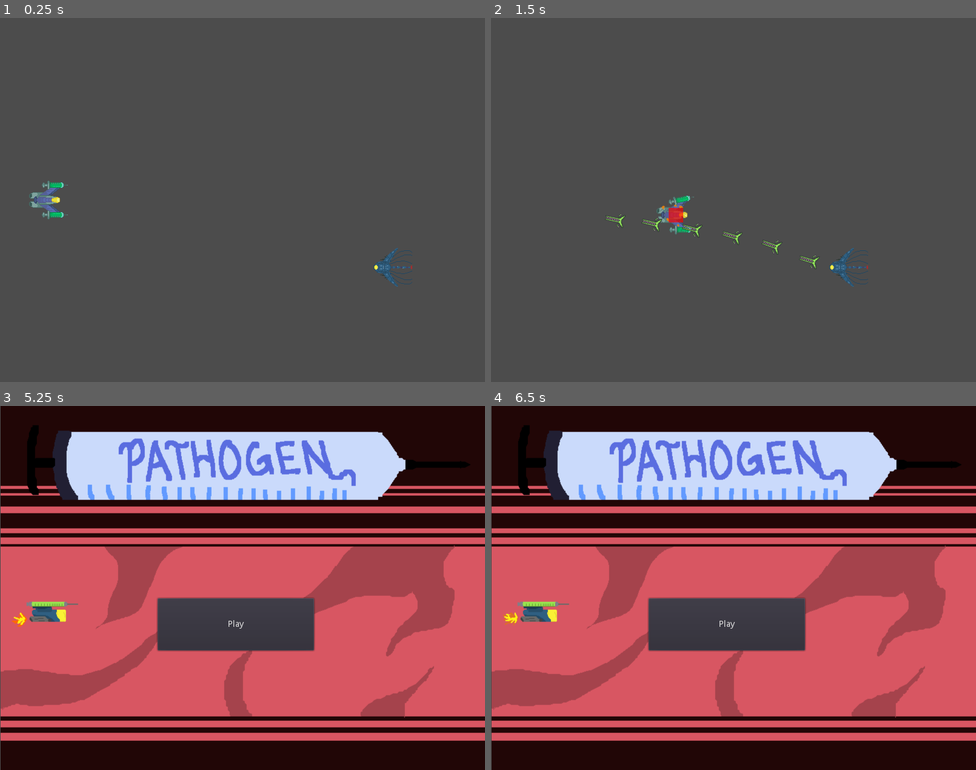
Above: before the commit, frames 1-4 (two rows, left to right).
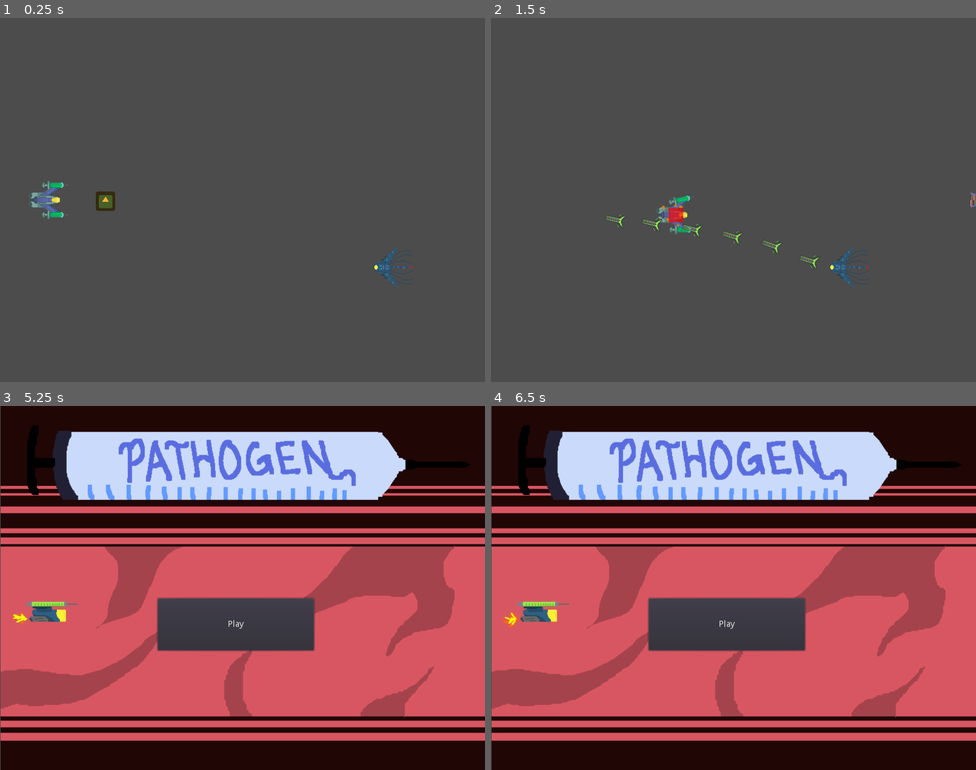
Above: after the commit, the same moments.

Repository: Yerdun/Pathogen
Game: Godot game, scene res://Assets/Scenes/Test Scenes/Enemy Tester.tscn
The game is run twice, just before and just after one commit, with the same random seed, the same clock (stepped at 60 frames per second) and the same inputs. This scene is started directly instead of the project's main scene. The engine's default icon, where the game draws it, is replaced by a stand-in: a white triangle on a blue panel in a dark square. Sound files missing from this copy of the repository are replaced by a short silence.
Inputs (mouse positions are in pixels of both pictures, inside the frame that each line leads up to):
- Up to frame 1 (0.25 s): no input
- Up to frame 2 (1.5 s): move the mouse to (840, 181) at 0.52 s; hold Right (ui_right) 0.53-1.28 s; hold B (copy) 0.53-1.28 s; move the mouse to (636, 218) at 1.27 s; hold Down (ui_down) from 1.28 s (still down); tap Shift (control_focus) at 1.35 s
- Up to frame 3 (5.25 s): tap B (copy) at 1.55, 3.05 s; move the mouse to (291, 507) at 2.02 s; release Down (ui_down) at 2.03 s; hold Right (ui_right) 2.03-2.78 s; hold B (copy) 2.03-2.78 s; move the mouse to (218, 660) at 2.77 s; hold Up (ui_up) 2.78-3.5 s; tap Space (shoot) at 2.85 s; click "Play" at 3.5 s; click "Play" at 4.25 s; click "Return to Title" at 5 s
- Up to frame 4 (6.5 s): move the mouse to (879, 642) at 5.77 s; hold Left (ui_left) from 5.78 s (still down); hold B (copy) from 5.78 s (still down)

The runs differ from the first frame. In frame 1, 0.2% of the frame differs, in the area x 19-24%, y 47-53%; in frame 2, less than 0.1%; in frame 3, less than 0.1%; in frame 4, less than 0.1%.

Commit message:
Finished shooter enemy, mostly Only issue is that weird "flying off the handle" thing due to my faulty vector calculations. No idea how to fix.

Diff:
--- a/Assets/Scenes/Enemy/Bomb Enemy/Bomb Enemy.tscn
+++ b/Assets/Scenes/Enemy/Bomb Enemy/Bomb Enemy.tscn
@@ -16,7 +16,7 @@
 rotation = -1.5708
 
 [node name="Explosion Timer" type="Timer" parent="." index="2"]
-wait_time = 5.5
+wait_time = 4.5
 one_shot = true
 autostart = true
 
--- a/Assets/Scenes/Enemy/Piercer Enemy/Piercer Enemy.gd
+++ b/Assets/Scenes/Enemy/Piercer Enemy/Piercer Enemy.gd
@@ -2,7 +2,7 @@
 
 
 # Declare member variables here. Examples:
-export var charge_speed = 660
+export var charge_speed = 600
 var _waitingToCharge = false
 
 
--- a/Assets/Scenes/Enemy/Piercer Enemy/Piercer Enemy.tscn
+++ b/Assets/Scenes/Enemy/Piercer Enemy/Piercer Enemy.tscn
@@ -18,7 +18,7 @@
 texture = ExtResource( 2 )
 
 [node name="Charge Timer" type="Timer" parent="." index="2"]
-wait_time = 0.16
+wait_time = 0.25
 one_shot = true
 
 [node name="Charge Sound" type="AudioStreamPlayer" parent="." index="4"]
--- a/Assets/Scenes/Enemy/Shooter Enemy/Shooter Enemy.gd
+++ b/Assets/Scenes/Enemy/Shooter Enemy/Shooter Enemy.gd
@@ -37,10 +37,9 @@
 		$"Shooting Sound".play()	# Play the bullet shot sound
 		yield(get_tree().create_timer(0.16), "timeout")	# Wait 0.16 seconds between each shot
 
-	yield(get_tree().create_timer(0.75), "timeout")	# Wait 3/4 of a second after firing
+	yield(get_tree().create_timer(1), "timeout")	# Wait 3/4 of a second after firing
 	var chargePosition = $"../Player".get_position()	# Need to get player position again, since this is out of the loop
-	mode = RigidBody2D.MODE_KINEMATIC
-	#linear_velocity = position.direction_to(chargePosition)
-	#linear_velocity.x = -660	# STUB: Intended to approach player at speed of -660, with a force 880 in the opposite direction to stop it
-	applied_force = Vector2(880, 0)
+	linear_velocity = 660 * Vector2(cos(chargePosition.angle_to_point(position)), sin(chargePosition.angle_to_point(position)))	# This should charge at a one-dimensional velocity of 660 towards the player. My vector mathematics might be off
+	applied_force = -880 * Vector2 (cos(chargePosition.angle_to_point(position)), sin(chargePosition.angle_to_point(position)))	# Likewise, this should be a force of 880, in the opposite direction, of the angle between the enemy and the player
+	# Oddly, the two lines above sometimes causes it to freak out and oscillate up and down very rapidly. I don't know why.
 	isShooting = false	# Set isShooting to false, so it can shoot again
--- a/Assets/Scenes/Enemy/Shooter Enemy/Shooter Enemy.tscn
+++ b/Assets/Scenes/Enemy/Shooter Enemy/Shooter Enemy.tscn
@@ -12,6 +12,7 @@
 applied_force = Vector2( 1150, 0 )
 script = ExtResource( 3 )
 maxHP = 6
+copyAbility = "rapidfire"
 bullet = ExtResource( 5 )
 
 [node name="Sprite" parent="." index="1"]
--- a/Assets/Scenes/Menus/Title.tscn
+++ b/Assets/Scenes/Menus/Title.tscn
@@ -22,7 +22,7 @@
 [node name="AnimatedSprite" type="AnimatedSprite" parent="."]
 position = Vector2( 400.763, 299.68 )
 frames = SubResource( 1 )
-frame = 2
+frame = 1
 playing = true
 
 [node name="TestLevelButton" type="Button" parent="."]
--- a/Assets/Scenes/Player/Bullet Control.gd
+++ b/Assets/Scenes/Player/Bullet Control.gd
@@ -4,7 +4,7 @@
 export (PackedScene) var PiercingBullet # reference to piercing bullet
 export (PackedScene) var CopyBullet # reference to the copy bullet
 
-export (int) var StartingMaxCharge = 15 # default value for MaxCharge
+export (int) var StartingMaxCharge = 10 # default value for MaxCharge
 var MaxCharge = StartingMaxCharge # number of enemies to be killed before copy bullet is ready
 var CurrentCharge # current progress to charge copy bullet
 
--- a/Assets/Scenes/Test Scenes/Enemy Tester.tscn
+++ b/Assets/Scenes/Test Scenes/Enemy Tester.tscn
@@ -1,5 +1,6 @@
-[gd_scene load_steps=4 format=2]
+[gd_scene load_steps=5 format=2]
 
+[ext_resource path="res://Assets/Scenes/Items/CopyBulletExtend.tscn" type="PackedScene" id=1]
 [ext_resource path="res://Assets/Scenes/Test Scenes/Enemy Tester.gd" type="Script" id=2]
 [ext_resource path="res://Assets/Scenes/Player/Player.tscn" type="PackedScene" id=4]
 [ext_resource path="res://Assets/Scenes/Enemy/Shooter Enemy/Shooter Enemy.tscn" type="PackedScene" id=5]
@@ -7,6 +8,9 @@
 [node name="Node" type="Node"]
 script = ExtResource( 2 )
 
+[node name="CopyBulletExtend" parent="." instance=ExtResource( 1 )]
+position = Vector2( 174, 302 )
+
 [node name="Shooter Enemy" parent="." instance=ExtResource( 5 )]
 position = Vector2( 767, 411 )
 
